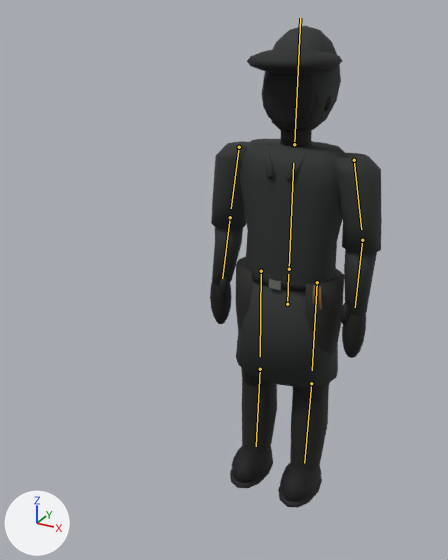
A saved change to the glTF model assets/models/characters/shadow_guardian_character.glb.
The view is the same before and after, from a camera (50 mm lens) standing at (0.92, -2.24, 2.12) and looking at (-0.14, -0.31, 1.15). The axes (+X, +Y, +Z) are drawn at lower left. The lights are the same throughout. The older version comes first. The bones that bend it are drawn over the model as lines.

In view in the first picture: 'Seragam_dan_tubuh'.
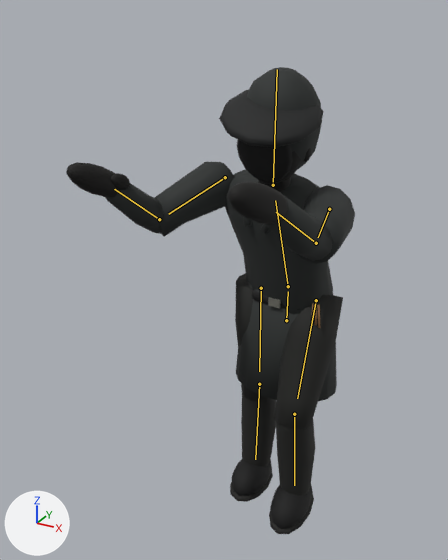
The newer file adds an action. The first version stands in its rest pose; the second is drawn at frame 13 of the action 'Attack'.

What differs and where, as boxes [x1, y1, x2, y2] in the pictures (448 x 560 px):
'Seragam_dan_tubuh', posed (68% wider)
    before: [210, 26, 382, 508]
    after: [66, 67, 355, 534]
bone 'Root', root to tip
    before: (287, 304) to (288, 274)
    after: (286, 320) to (288, 291)
bone 'Chest', root to tip
    before: (289, 269) to (293, 163)
    after: (288, 286) to (275, 200)
bone 'Head', root to tip
    before: (294, 144) to (300, 18)
    after: (273, 185) to (277, 69)
bone 'ArmL', root to tip
    before: (354, 160) to (361, 229)
    after: (329, 209) to (318, 237)
bone 'ForearmL', root to tip
    before: (362, 240) to (355, 307)
    after: (316, 243) to (276, 212)
bone 'ArmR', root to tip
    before: (239, 147) to (231, 208)
    after: (225, 177) to (168, 214)
bone 'ForearmR', root to tip
    before: (230, 217) to (222, 278)
    after: (159, 219) to (114, 189)
bone 'ThighL', root to tip
    before: (317, 282) to (312, 370)
    after: (316, 300) to (297, 398)
bone 'CalfL', root to tip
    before: (311, 383) to (304, 463)
    after: (294, 414) to (294, 485)

Edits to the bpy script that builds the scene:
```text
Change bone_root:
    where bone_root = bpy.data.objects['Karakter'].pose.bones['Root']
    bone_root.location: (0.0, 0.0, 0.0) -> (0.0, -0.07, 0.0)
Change bone_chest:
    where bone_chest = bpy.data.objects['Karakter'].pose.bones['Chest']  # child of 'Root'
    bone_chest.rotation_quaternion: (1.0, 0.0, 0.0, 0.0) -> (0.977, 0.187, -0.101, -0.016)  # degrees (0, 0, 0) -> degrees (22, -11, -4)
Change bone_head:
    where bone_head = bpy.data.objects['Karakter'].pose.bones['Head']  # child of 'Chest'
    bone_head.rotation_quaternion: (1.0, 0.0, 0.0, 0.0) -> (0.992, -0.027, 0.098, -0.075)  # degrees (0, 0, 0) -> degrees (-4, 11, -9)
Change bone_arml:
    where bone_arml = bpy.data.objects['Karakter'].pose.bones['ArmL']  # child of 'Chest'
    bone_arml.rotation_quaternion: (1.0, 0.0, 0.0, 0.0) -> (0.567, -0.756, -0.183, -0.272)  # degrees (0, 0, 0) -> degrees (-105, -38, -2)
Change bone_forearml:
    where bone_forearml = bpy.data.objects['Karakter'].pose.bones['ForearmL']  # child of 'ArmL'
    bone_forearml.rotation_quaternion: (1.0, 0.0, 0.0, 0.0) -> (0.972, -0.218, -0.046, 0.078)  # degrees (0, 0, 0) -> degrees (-26, -3, 10)
Change bone_armr:
    where bone_armr = bpy.data.objects['Karakter'].pose.bones['ArmR']  # child of 'Chest'
    bone_armr.rotation_quaternion: (1.0, 0.0, 0.0, 0.0) -> (0.757, -0.577, 0.212, 0.222)  # degrees (0, 0, 0) -> degrees (-73, 35, 6)
Change bone_forearmr:
    where bone_forearmr = bpy.data.objects['Karakter'].pose.bones['ForearmR']  # child of 'ArmR'
    bone_forearmr.rotation_quaternion: (1.0, 0.0, 0.0, 0.0) -> (0.876, -0.476, 0.068, -0.039)  # degrees (0, 0, 0) -> degrees (-57, 5, -8)
Change bone_thighl:
    where bone_thighl = bpy.data.objects['Karakter'].pose.bones['ThighL']  # child of 'Root'
    bone_thighl.rotation_quaternion: (1.0, 0.0, 0.0, 0.0) -> (0.98, -0.199, 0.0, 0.0)  # degrees (0, 0, 0) -> degrees (-23, 0, 0)
Change bone_calfl:
    where bone_calfl = bpy.data.objects['Karakter'].pose.bones['CalfL']  # child of 'ThighL'
    bone_calfl.rotation_quaternion: (1.0, 0.0, 0.0, 0.0) -> (0.959, 0.284, 0.0, 0.0)  # degrees (0, 0, 0) -> degrees (33, 0, 0)
```
